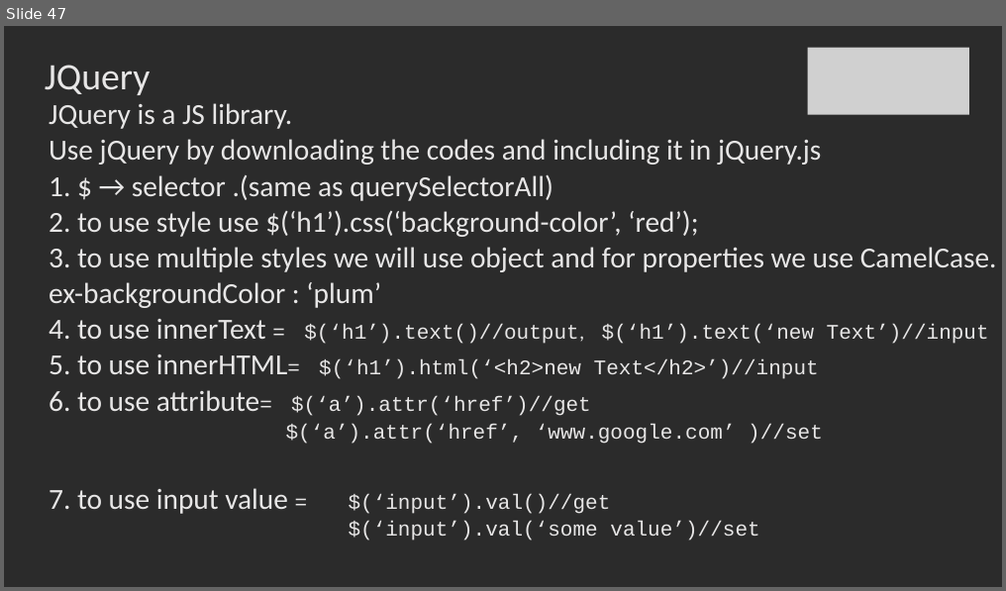
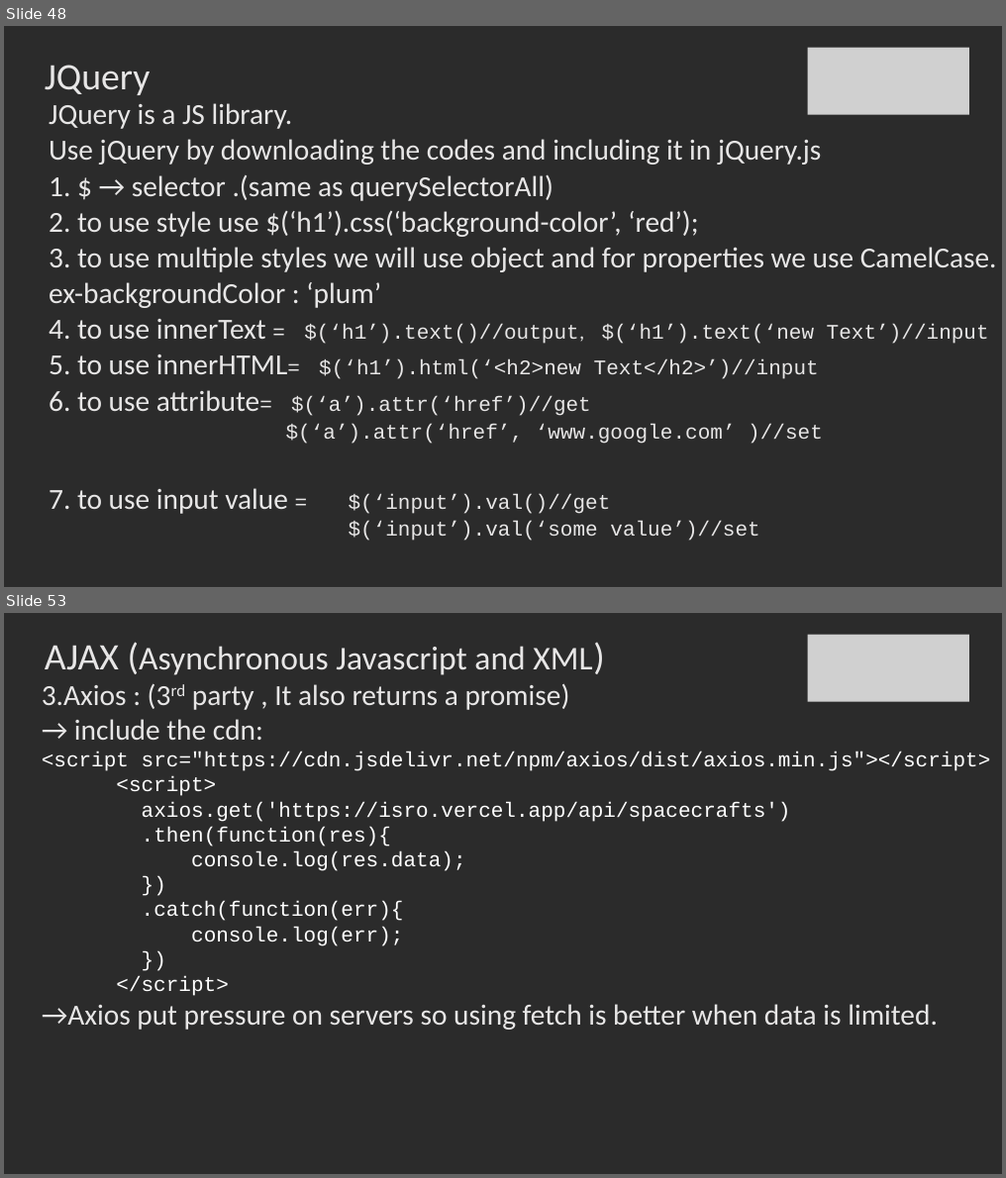
Before and after one commit to SachinBarpanda/WebDevGla, a slide deck: JS.pptx. Shown one above the other, each under a label of ours: slide 47 before the commit, slides 48 and 53 after it; the slides between them are not shown. The pictures are 1006x591 and 1006x1178 pixels, drawn with LibreOffice and Linux fonts; fonts in the diff are those of the drawing; grey boxes stand for pictures; background and template pictures are left out; a plain dark background stands for a picture behind light text. Boxes give left, top, right and bottom in pixels: in the first picture for what was removed or moved away, otherwise in the second. Text is boxed around its words. In the diff, an @@ line names an element or a change of style, - is before the commit and + after.

```diff
--- a/JS.pptx
+++ b/JS.pptx
@@ slide 53 added at [4, 613, 1002, 1174], background picture (left out) @@
@@ picture added at [807, 635, 969, 702] @@
@@ title added at [45, 645, 592, 675], 32 pt, text #E7E6E6 @@
+AJAX (Asynchronous Javascript and XML)
@@ text added at [42, 683, 991, 1030], 20 pt, text #FFFFFF @@
+3.Axios : (3rd party , It also returns a promise)
+→ include the cdn:
+<script src="https://cdn.jsdelivr.net/npm/axios/dist/axios.min.js"></script>
+<script>
+axios.get('https://isro.vercel.app/api/spacecrafts')
+.then(function(res){
+console.log(res.data);
+})
+.catch(function(err){
+console.log(err);
+})
+</script>
+→Axios put pressure on servers so using fetch is better when data is limited.
@@ what was slide 47 is now slide 48 @@
```
Also in this commit, not shown: 7 other slides added, 40 other files.
